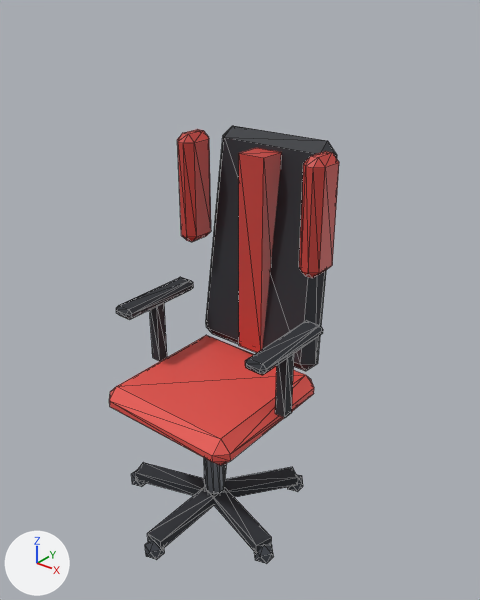
Renders of the glTF model public/models/chair_p0_4.glb from each side of a commit.
Before and after are seen from a 50 mm camera at (1.159, -1.313, 1.63) aimed at (0.017, 0.115, 0.744). Every picture has the same lights, and +X, +Y and +Z are marked at lower left. The first picture is the older version. Mesh edges are drawn as thin lines. Where no turn or scale is listed for an object, it has been applied to the vertices. Vertices at exactly the same position are counted once.

The first picture shows 'chair_p0_4_mesh'.
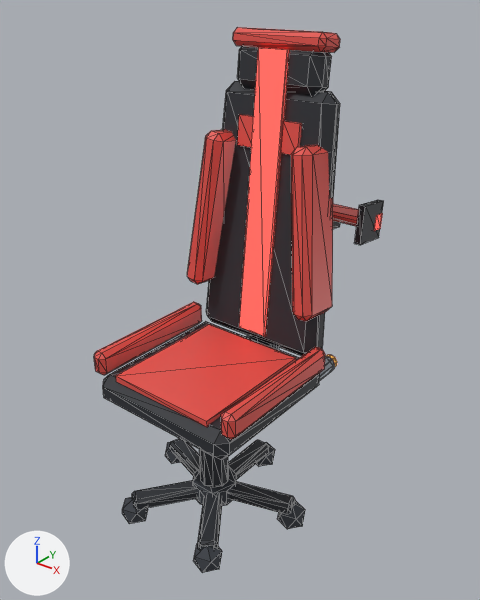
Boxes (x1, y1, x2, y2) around the edits, measured in the pictures (480 x 600 px; the box of a moved part takes in the faces that stretch with it):
'chair_p0_4_mesh', reshaped (26% wider, 25% taller)
    before: (109, 126, 339, 564)
    after: (94, 27, 384, 573)
part 1 of me_chair_p0_4_mesh, added
    after: (193, 466, 236, 506)
part 2 of me_chair_p0_4_mesh, moved or reshaped
    before: (145, 540, 165, 560)
    after: (193, 544, 222, 573)
part 3 of me_chair_p0_4_mesh, moved or reshaped
    before: (254, 544, 274, 564)
    after: (278, 500, 305, 529)
part 4 of me_chair_p0_4_mesh, moved or reshaped
    before: (287, 475, 303, 492)
    after: (256, 442, 275, 466)
part 5 of me_chair_p0_4_mesh, moved or reshaped
    before: (131, 469, 146, 487)
    after: (165, 442, 180, 464)
part 6 of me_chair_p0_4_mesh, moved or reshaped (not visible before)
    after: (122, 497, 148, 524)
part 7 of me_chair_p0_4_mesh, added
    after: (200, 449, 229, 488)
part 8 of me_chair_p0_4_mesh, moved or reshaped (not visible afterwards)
    before: (204, 458, 225, 494)
part 9 of me_chair_p0_4_mesh, added
    after: (319, 356, 335, 381)
part 10 of me_chair_p0_4_mesh, added (red)
    after: (116, 324, 296, 427)
part 11 of me_chair_p0_4_mesh, added
    after: (326, 355, 337, 367)
part 12 of me_chair_p0_4_mesh, rebuilt (6% taller)
    before: (109, 335, 314, 466)
    after: (103, 321, 320, 460)
part 13 of me_chair_p0_4_mesh, rebuilt (12% taller)
    before: (206, 126, 337, 371)
    after: (206, 81, 340, 356)
part 14 of me_chair_p0_4_mesh, rebuilt (18% wider, 40% taller)
    before: (239, 148, 282, 353)
    after: (239, 48, 290, 336)
part 15 of me_chair_p0_4_mesh, deleted
    before: (116, 129, 339, 418)
part 16 of me_chair_p0_4_mesh, added
    after: (94, 27, 384, 440)
part 17 of me_chair_p0_4_mesh, reshaped
    before: (135, 462, 298, 554)
    after: (132, 438, 295, 549)

The change, as a list of edits to the scene's bpy script:
```text
Change me_chair_p0_4_mesh:
    remove me_chair_p0_4_mesh.from_pydata(...)  # 288 vertices, 496 faces; spans x -0.304..0.304, y -0.317..0.347, z 0.0..1.214
    remove me_chair_p0_4_mesh.materials.append(mat_plastic_black_r0_85_m0_0_e0_0)  # dark grey #2a2d33
    add me_chair_p0_4_mesh.from_pydata(...)  # 672 vertices, 1188 faces; spans x -0.302..0.302, y -0.261..0.527, z 0.0..1.499
    me_chair_p0_4_mesh part 1: a new loose piece, a 10-sided cylinder along z spanning x -0.071..0.071, y -0.075..0.075, z 0.06..0.12, in mat_charcoal_r0_85_m0_0_e0_0 (dark grey #3b3f46)
    me_chair_p0_4_mesh part 2: the loose piece of 12 vertices spanning x -0.031..0.031, y -0.317..-0.258, z 0.0..0.069 is turned 36 degrees about the z axis through its middle and scaled by 1.45, then moved by (0.159, 0.069, 0.016)
    me_chair_p0_4_mesh part 3: the loose piece of 12 vertices spanning x 0.243..0.304, y -0.118..-0.059, z 0.0..0.069 is turned 108 degrees about the z axis through its middle and scaled by 1.45, then moved by (-0.017, 0.172, 0.016)
    me_chair_p0_4_mesh part 4: the loose piece of 12 vertices spanning x 0.138..0.2, y 0.203..0.262, z 0.0..0.069 is turned 180 degrees about the z axis through its middle and scaled by 1.45, then moved by (-0.169, 0.037, 0.016)
    me_chair_p0_4_mesh part 5: the loose piece of 12 vertices spanning x -0.304..-0.243, y -0.118..-0.059, z 0.0..0.069 is turned -108 degrees about the z axis through its middle and scaled by 1.45, then moved by (0.017, 0.172, 0.016)
    me_chair_p0_4_mesh part 6: the loose piece of 12 vertices spanning x -0.2..-0.138, y 0.203..0.262, z 0.0..0.069 is turned -36 degrees about the z axis through its middle and scaled by 1.45, then moved by (0.01, -0.451, 0.016)
    me_chair_p0_4_mesh part 7: a new loose piece, a 10-sided cylinder along z spanning x -0.046..0.046, y -0.048..0.048, z 0.12..0.26, in mat_plastic_black_r0_6_m0_0_e0_0 (dark grey #2a2d33)
    me_chair_p0_4_mesh part 8: the loose piece of 20 vertices spanning x -0.033..0.033, y -0.034..0.034, z 0.069..0.414 is turned -90 degrees about the x axis through its middle and scaled by 0.87, then moved by (-0.15, 0.29, 0.173), in mat_metal_light_r0_35_m0_6_e0_0 (grey #a7adb5)
    me_chair_p0_4_mesh part 9: a new loose piece, a 10-sided cylinder along y spanning x 0.121..0.179, y 0.14..0.44, z 0.385..0.445, in mat_metal_light_r0_35_m0_6_e0_0 (grey #a7adb5)
    me_chair_p0_4_mesh part 10: a new loose piece, a box spanning x -0.18..0.18, y -0.23..0.19, z 0.545..0.565, in mat_e5534b_r0_45_m0_0_e0_0 (red #e5534b)
    me_chair_p0_4_mesh part 11: a new loose piece, a 10-sided cylinder along y spanning x 0.125..0.175, y 0.43..0.46, z 0.389..0.441, in mat_ff8a3d_r0_85_m0_0_e1_5 (orange #ff8a3d, glowing orange #ff8a3d)
    me_chair_p0_4_mesh part 12: the loose piece of 24 vertices spanning x -0.242..0.242, y -0.242..0.242, z 0.414..0.506 is rebuilt with 24 vertices and now spans x -0.25..0.25, y -0.25..0.25, z 0.45..0.55, in mat_plastic_black_r0_6_m0_0_e0_0 (dark grey #2a2d33)
    me_chair_p0_4_mesh part 13: the loose piece of 24 vertices spanning x -0.229..0.229, y 0.194..0.347, z 0.505..1.214 is rebuilt with 24 vertices and now spans x -0.229..0.229, y 0.203..0.36, z 0.549..1.347
    me_chair_p0_4_mesh part 14: the loose piece of 8 vertices spanning x -0.046..0.046, y 0.187..0.273, z 0.529..1.171 is rebuilt with 8 vertices and now spans x -0.05..0.05, y 0.194..0.292, z 0.595..1.451, in mat_e5534b_r0_85_m0_0_e1_0 (red #e5534b, glowing red #e5534b)
    me_chair_p0_4_mesh part 15: 6 loose pieces with 112 vertices, spanning x -0.287..0.287, y -0.126..0.253, z 0.483..1.207, are deleted
    me_chair_p0_4_mesh part 16: 288 vertices added at x -0.275..0.275, y -0.24..0.527, z 0.38..1.499
    me_chair_p0_4_mesh part 17: 40 vertices removed from x -0.282..0.282, y -0.287..0.249, z 0.046..0.08; 120 vertices added at x -0.268..0.268, y -0.234..0.275, z 0.065..0.11
    other edits to the shape of me_chair_p0_4_mesh do not show in these pictures
    remove me_chair_p0_4_mesh.materials.append(mat_metal_light_r0_3_m0_7_e0_0)  # grey #a7adb5
    remove me_chair_p0_4_mesh.materials.append(mat_e5534b_r0_6_m0_0_e0_0)  # red #e5534b
    remove me_chair_p0_4_mesh.materials.append(mat_red_r0_5_m0_0_e0_0)  # red #c8423b
    add me_chair_p0_4_mesh.materials.append(mat_metal_light_r0_35_m0_6_e0_0)  # grey #a7adb5
    add me_chair_p0_4_mesh.materials.append(mat_e5534b_r0_45_m0_0_e0_0)  # red #e5534b
    add me_chair_p0_4_mesh.materials.append(mat_e5534b_r0_85_m0_0_e1_0)  # red #e5534b, glowing red #e5534b
    add me_chair_p0_4_mesh.materials.append(mat_ff8a3d_r0_85_m0_0_e1_5)  # orange #ff8a3d, glowing orange #ff8a3d
```
